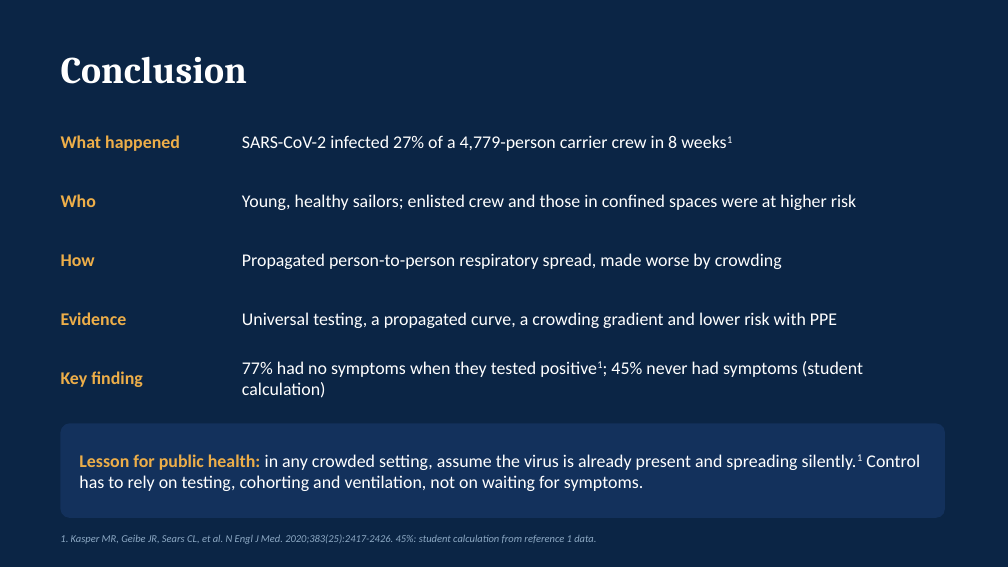
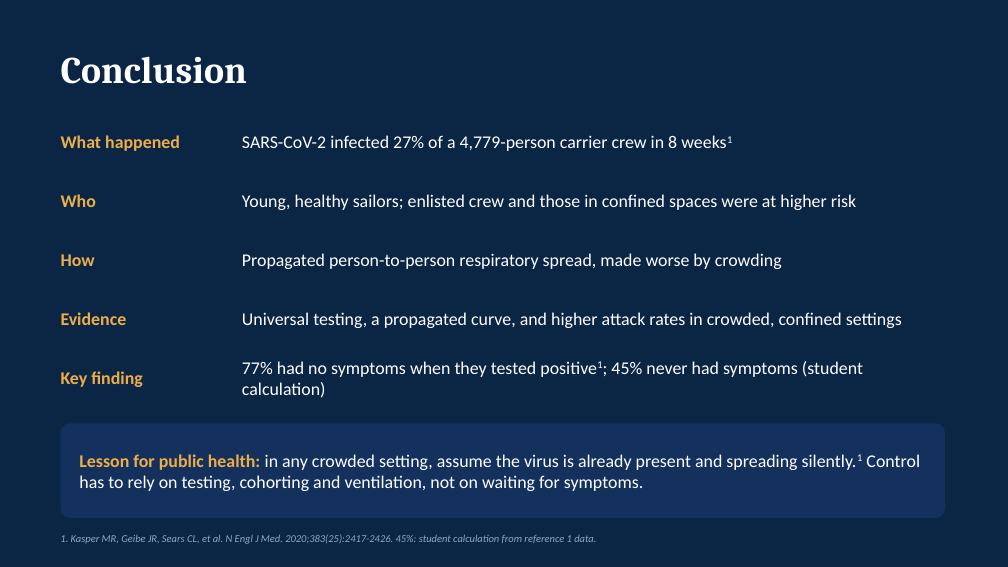
Before and after one commit to adebowa96/Research, a slide deck: slide 20 of Outbreak_of_the_Day/Covid19_Aircraft_Carrier_Outbreak.pptx. Drawn at 1008x567 pixels with LibreOffice and Linux fonts; fonts in the diff are those of the drawing. Boxes give left, top, right and bottom in pixels: in the first picture for what was removed or moved away, otherwise in the second. Text is boxed around its words. In the diff, an @@ line names an element or a change of style, - is before the commit and + after.

```diff
--- a/Outbreak_of_the_Day/Covid19_Aircraft_Carrier_Outbreak.pptx
+++ b/Outbreak_of_the_Day/Covid19_Aircraft_Carrier_Outbreak.pptx
@@ text at (242,312,902,328): text changed @@
-Universal testing, a propagated curve, a crowding gradient and lower risk with PPE
+Universal testing, a propagated curve, and higher attack rates in crowded, confined settings
```
Also in this commit, not shown: 18 other slides changed.
